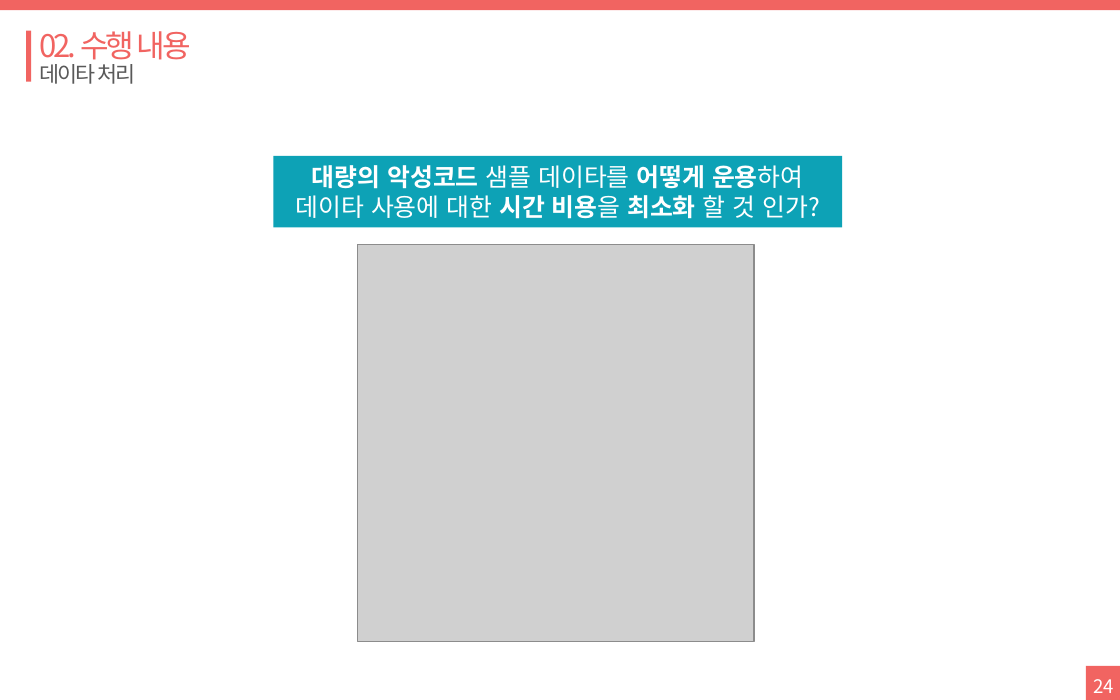
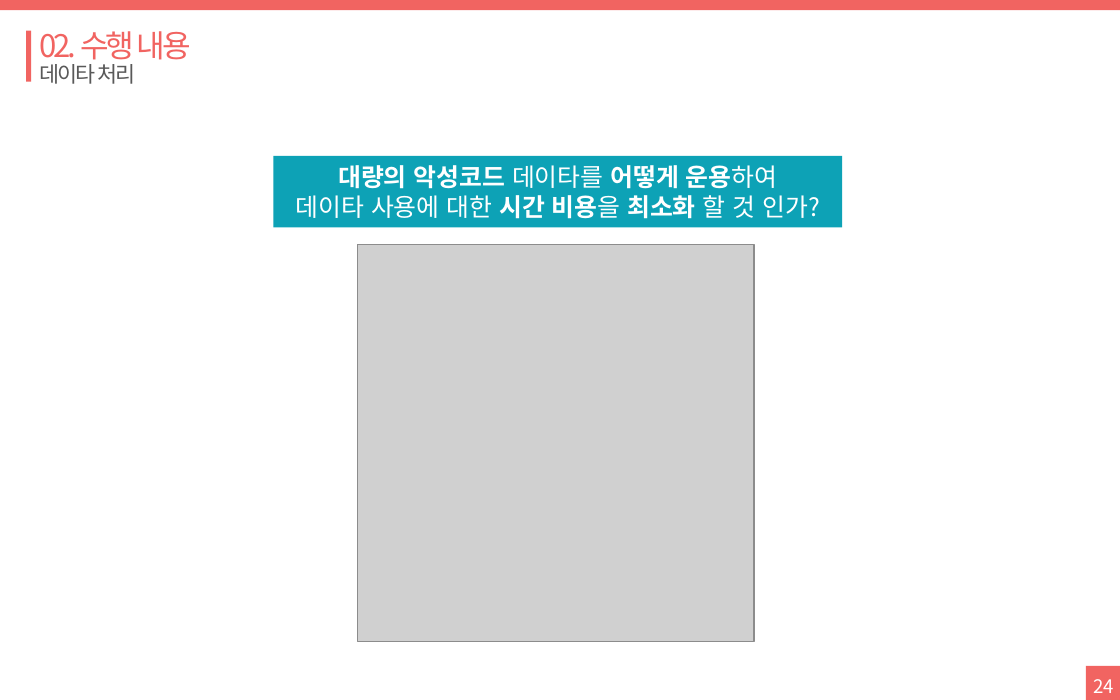
Before and after one commit to kookmin-sw/2018-cap1-16, a slide deck: slide 24 of doc/중간보고서발표-NCNP.pptx. Drawn at 1120x700 pixels with LibreOffice and Linux fonts; fonts in the diff are those of the drawing; grey boxes stand for pictures. Boxes give left, top, right and bottom in pixels: in the first picture for what was removed or moved away, otherwise in the second. Text is boxed around its words. In the diff, an @@ line names an element or a change of style, - is before the commit and + after.

```diff
--- a/doc/중간보고서발표-NCNP.pptx
+++ b/doc/중간보고서발표-NCNP.pptx
@@ text in rectangle at <box>338,165,777,189</box>: text changed @@
-대량의 악성코드 샘플 데이타를 어떻게 운용하여
+대량의 악성코드 데이타를 어떻게 운용하여
```
Also in this commit, not shown: 4 other slides changed, 1 slide removed, 1 other file.
